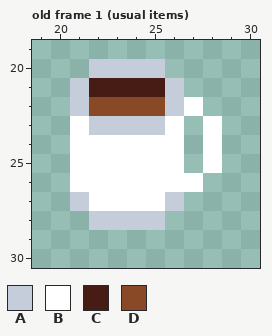
Pixel-art file, stored at DetentionProject/Aseprite/Items/Items.aseprite. The picture above was drawn from the file before the commit.
48x48 pixels, 10 frames. Shown: old frame 1 (usual items): x 19..30, y 19..30. The commit also changed other frames, which this record leaves out.
Palette (. is transparent): A #c5cddb  B #ffffff  C #461c14  D #8a4926
Pixels before, old frame 1 (usual items), first column x 21:
20 .AAAA...
21 ACCCCA..
22 ADDDDAB.
23 BAAAAB.B
24 BBBBBB.B
25 BBBBBB.B
26 BBBBBBB.
27 ABBBBA..
28 .AAAA...
After the commit:
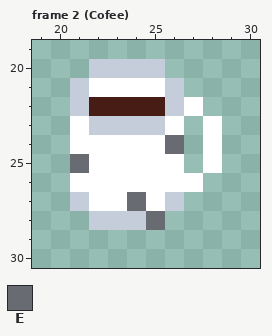
Colours new in this view: E #686b72
A new or re-ordered frame is compared with the old frame closest to it.
Commit message: Café new versions
The exact change:
frames 10 -> 12
Frame 2 (Cofee) is new; against old frame 1 (usual items):
Colour C becomes colour B in row 21 at x 22 to 25.
Colour D becomes colour C in row 22 at x 22 to 25.
Colour A becomes colour E in row 28 at x 25.
Colour B becomes colour E in row 24 at x 26; in row 25 at x 21; in row 27 at x 24.
